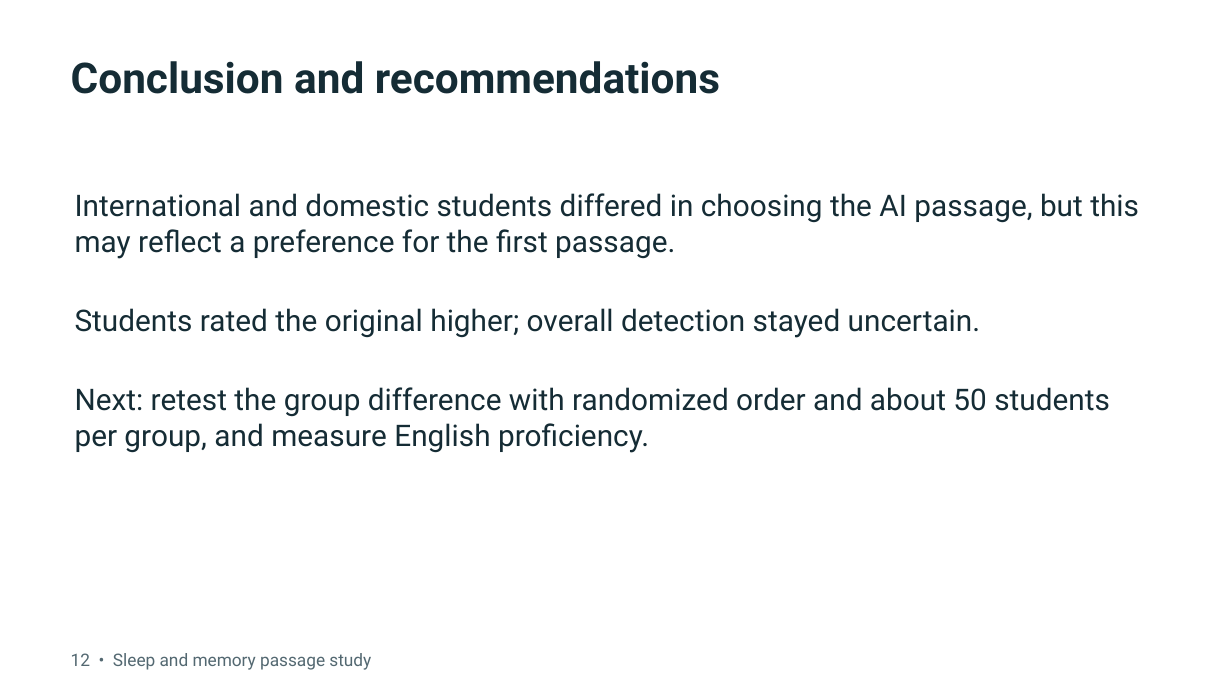
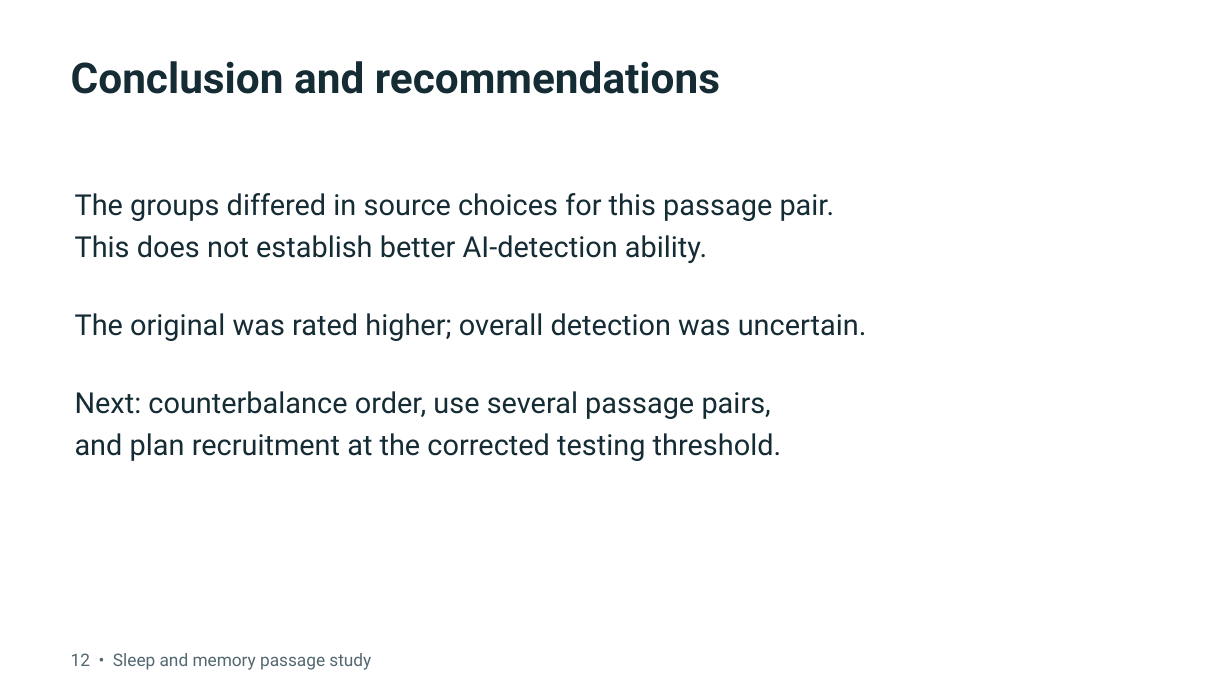
Before and after one commit to debshreechowdhury/sleep-memory-passage-study, a slide deck: slide 8 of presentation/design_detection.pptx. Drawn at 1232x693 pixels with LibreOffice and Linux fonts; fonts in the diff are those of the drawing. Boxes give left, top, right and bottom in pixels: in the first picture for what was removed or moved away, otherwise in the second. Text is boxed around its words. In the diff, an @@ line names an element or a change of style, - is before the commit and + after.

```diff
--- a/presentation/design_detection.pptx
+++ b/presentation/design_detection.pptx
@@ text at bbox=[75, 193, 867, 461]: text changed; size 23.2 to 22.5 pt @@
-International and domestic students differed in choosing the AI passage, but this may reflect a preference for the first passage.
-Students rated the original higher; overall detection stayed uncertain.
-Next: retest the group difference with randomized order and about 50 students per group, and measure English proficiency.
+The groups differed in source choices for this passage pair.
+This does not establish better AI-detection ability.
+The original was rated higher; overall detection was uncertain.
+Next: counterbalance order, use several passage pairs,
+and plan recruitment at the corrected testing threshold.
```
Also in this commit, not shown: 6 other slides changed, 3 other files.
